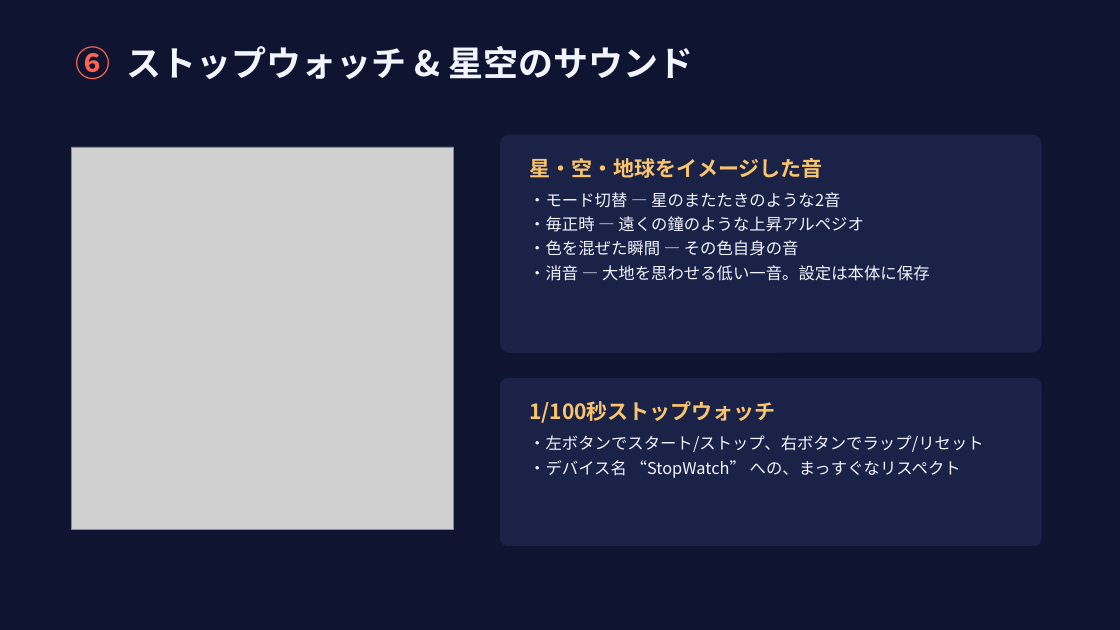
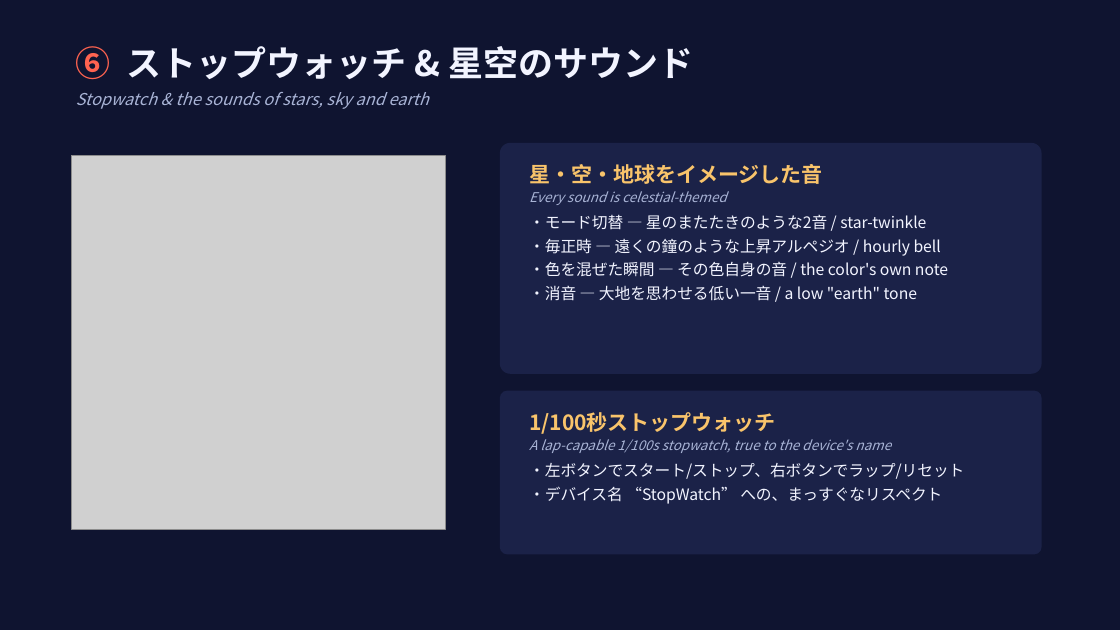
Before and after one commit to aokko2000/iroirotokei, a slide deck: slide 9 of docs/iroirotokei_contest_slides.pptx (slide 8 before the commit). Drawn at 1120x630 pixels with LibreOffice and Linux fonts; fonts in the diff are those of the drawing; grey boxes stand for pictures. Boxes give left, top, right and bottom in pixels: in the first picture for what was removed or moved away, otherwise in the second. Text is boxed around its words. In the diff, an @@ line names an element or a change of style, - is before the commit and + after.

Commit message:
Bilingual (JP/EN) contest slides with real device photos

```diff
--- a/docs/iroirotokei_contest_slides.pptx
+++ b/docs/iroirotokei_contest_slides.pptx
@@ text added at bbox=[76, 92, 428, 109], 14 pt, text #A9B4D6, italic @@
+Stopwatch & the sounds of stars, sky and earth
@@ rounded rectangle: place and size @@
-rounded rectangle at bbox=[500, 134, 1042, 353]
+rounded rectangle at bbox=[500, 143, 1042, 374]
@@ picture: place and size @@
-picture at bbox=[71, 147, 454, 529]
+picture at bbox=[71, 155, 445, 529]
@@ text at bbox=[529, 164, 823, 184]: less space between paragraphs @@
@@ text at bbox=[529, 191, 948, 301]: text changed; size 14 to 13.5 pt @@
-・モード切替 — 星のまたたきのような2音
-・毎正時 — 遠くの鐘のような上昇アルペジオ
-・色を混ぜた瞬間 — その色自身の音
-・消音 — 大地を思わせる低い一音。設定は本体に保存
+Every sound is celestial-themed
+・モード切替 — 星のまたたきのような2音 / star-twinkle
+・毎正時 — 遠くの鐘のような上昇アルペジオ / hourly bell
+・色を混ぜた瞬間 — その色自身の音 / the color's own note
+・消音 — 大地を思わせる低い一音 / a low "earth" tone
@@ rounded rectangle: place and size @@
-rounded rectangle at bbox=[500, 378, 1042, 546]
+rounded rectangle at bbox=[500, 391, 1042, 555]
@@ text at bbox=[529, 412, 964, 504]: size 14 to 13.5 pt in "・左ボタンでスタート/ストップ、右ボタンでラップ/リセット", "・デバイス名 “StopWatch” への、まっすぐなリスペクト"; less space between paragraphs @@
@@ text "1/100秒ストップウォッチ": place and size @@
-text "1/100秒ストップウォッチ" at bbox=[529, 401, 984, 478]
+text "1/100秒ストップウォッチ" at bbox=[529, 412, 964, 504]
@@ text at bbox=[529, 439, 891, 453]: paragraph added @@
+A lap-capable 1/100s stopwatch, true to the device's name
```
Also in this commit, not shown: 9 other slides changed, 1 slide added.
